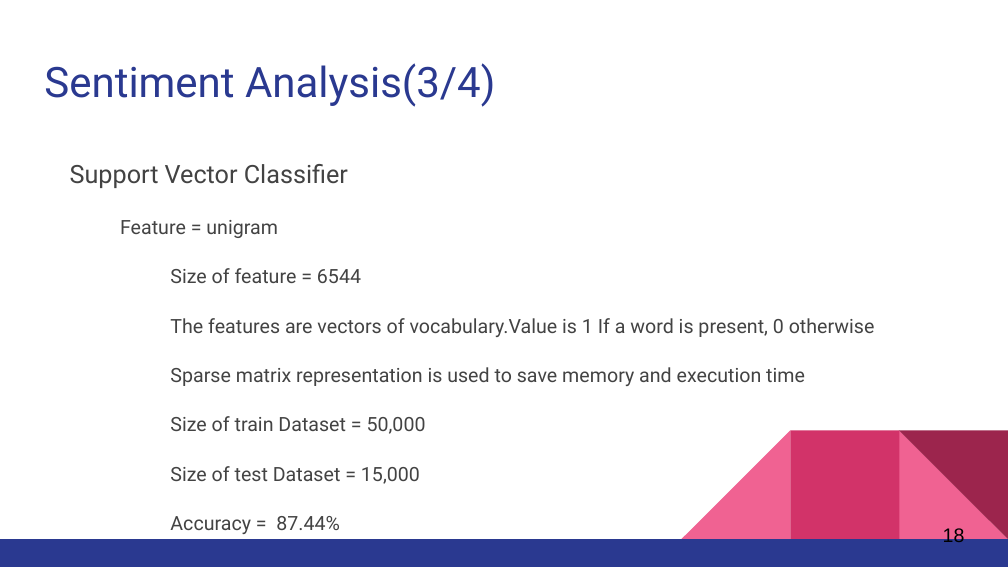
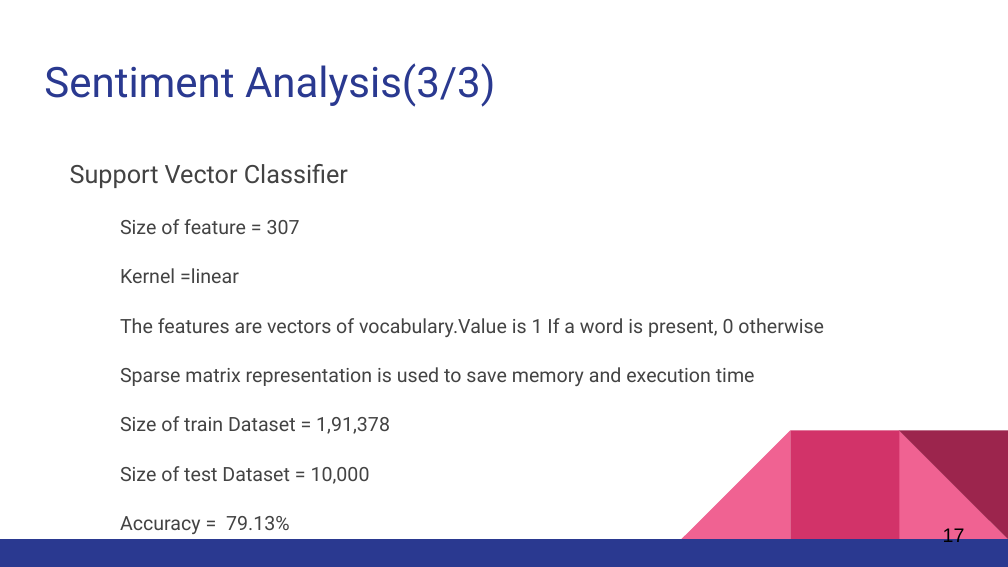
Before and after one commit to pranavshenoy/job_analysis, a slide deck: slide 17 of Presentation/final_presentation.pptx (slide 18 before the commit). Drawn at 1008x567 pixels with LibreOffice and Linux fonts; fonts in the diff are those of the drawing. Boxes give left, top, right and bottom in pixels: in the first picture for what was removed or moved away, otherwise in the second. Text is boxed around its words. In the diff, an @@ line names an element or a change of style, - is before the commit and + after.

```diff
--- a/Presentation/final_presentation.pptx
+++ b/Presentation/final_presentation.pptx
@@ title at [44,63,495,107]: text changed @@
-Sentiment Analysis(3/4)
+Sentiment Analysis(3/3)
@@ text at [120,219,300,283]: text changed @@
-  Feature = unigram
-    Size of feature = 6544
+  Size of feature = 307
+  Kernel =linear
@@ text at [120,318,824,386]: list level 3 to 2 in "The features are vectors of ..."; list level 3 to 2 in "Sparse matrix representation is used ..." @@
@@ text at [120,416,390,484]: text changed @@
-    Size of train Dataset = 50,000
-    Size of test Dataset = 15,000
-    Accuracy = 87.44%
+  Size of train Dataset = 1,91,378
+  Size of test Dataset = 10,000
+  Accuracy = 79.13%
@@ page number at [943,526,965,546]: text changed @@
-18
+17
```
Also in this commit, not shown: 11 other slides changed, 7 slides added, 8 slides removed, 26 other files.
